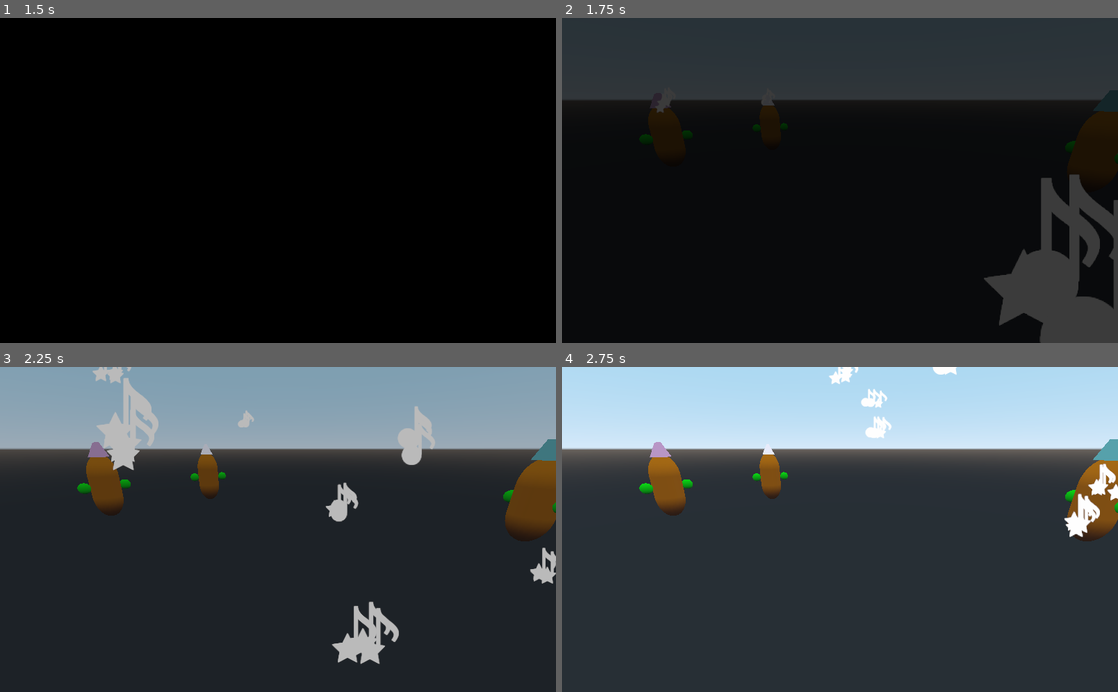
Above: before the commit, frames 1-4 (two rows, left to right).
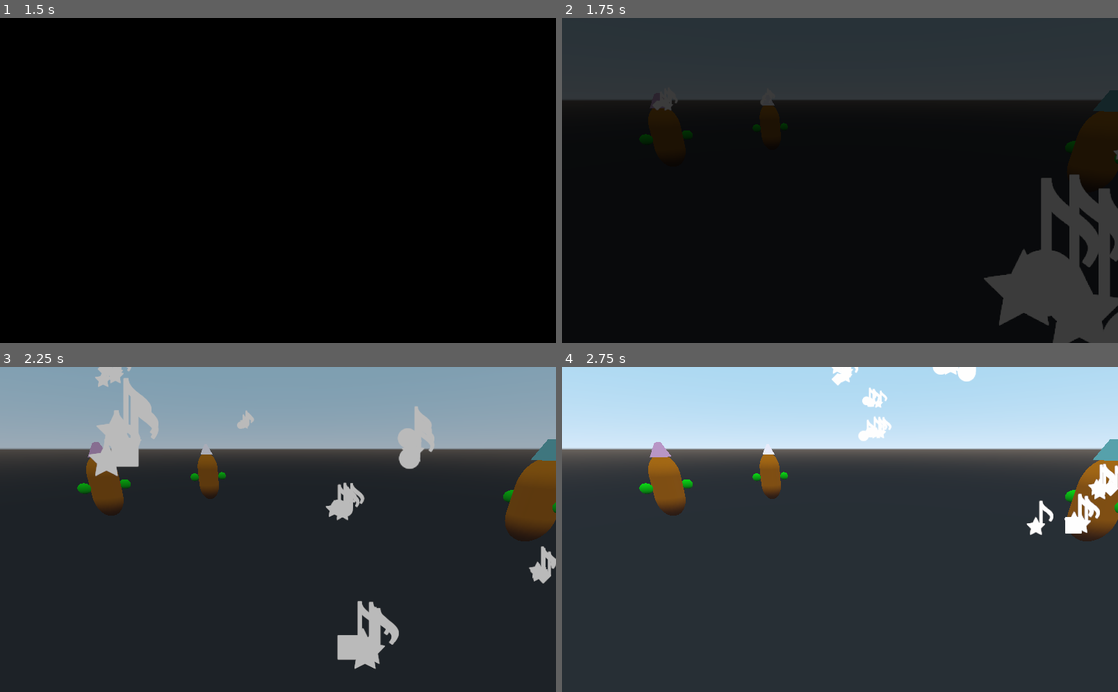
Above: after the commit, the same moments.

Repository: AbeVos/eldee47
Game: Godot game, scene res://scenes/Intro.tscn
The game is run twice, just before and just after one commit, with the same random seed, the same clock (stepped at 60 frames per second) and the same inputs.
Inputs (mouse positions are in pixels of both pictures, inside the frame that each line leads up to):
- Up to frame 1 (1.5 s): tap Enter (ui_accept) at 0.5, 0.77 s; move the mouse to (400, 164) at 0.52 s; click (400, 164) at 0.67 s; drag from (166, 196) to (250, 245) at 1.27 s
- Up to frame 2 (1.75 s): no input
- Up to frame 3 (2.25 s): move the mouse to (333, 458) at 2.02 s; click (333, 458) at 2.17 s
- Up to frame 4 (2.75 s): no input

Frame 1 is identical in both runs. In frame 2, 1.2% of the frame differs, in the area x 16-100%, y 25-100%; in frame 3, 1.4%, in the area x 16-100%, y 0-93%; in frame 4, 0.8%.

Commit message:
Fix compatilibity between cultist and choir

Diff:
--- a/game/scripts/Choir.gd
+++ b/game/scripts/Choir.gd
@@ -5,21 +5,21 @@
 const CultistResource = preload("res://scenes/Cultist.tscn")
 
 export var groups = {
-    1: [0, 1, 2],
-    2: [1, 3, 5],
-    3: [2, 4, 6],
+    1: ["A4", "C5", "B4"],
+    2: ["A5", "G5", "E6"],
+    3: ["A6", "A5", "A4"],
 }
-export var tones = ["C", "E", "G"]
 
 func _ready():
     hat_colors()
+
 
 func _on_Metronome_timeout():
     # Collect symbols.
     var symbols = []
 
     for cultist in $Cultists.get_children():
-        symbols.append(cultist.get_pitch(true))
+        symbols.append(cultist.get_note())
 
     # Assign symbols to groups.
     var assignments = assign_symbols(symbols)
@@ -77,6 +77,7 @@
 
     return assignments
 
+
 func hat_colors():
     var colors = ["#E8ECFB", "#B997C7", "#824D99", "#4E78C4", "#57A2AC", "#7EB875", "#D0B541","#E67F33", "#CE2220", "#521A13"]
     for i in range(0, $Cultists.get_child_count()):
--- a/game/scripts/Cultist.gd
+++ b/game/scripts/Cultist.gd
@@ -5,6 +5,7 @@
 
 var note_scene = preload("res://scenes/Note.tscn")
 var current_pitch
+var current_note
 var uv_offset = Vector3(0, 0, 0)
 
 
@@ -12,7 +13,8 @@
     var mat = $Body.get_surface_material(0).duplicate(true)
     $Body.set_surface_material(0, mat)
 
-    current_pitch = get_pitch(true)
+    current_pitch = null
+    current_note = null
 
     assert(voice != null)
     $Tones/Voice_1.stream = voice
@@ -123,6 +125,10 @@
         return int(round(value))
 
 
+func get_note():
+    return current_note
+
+
 func sing(pitch):
     # Change pitch.
     $Tones/Voice_1.pitch_scale = Globals.PITCH_SCALES[pitch]
@@ -130,6 +136,7 @@
     var note_idx = Globals.NOTES.keys().find(central_note);
     assert(note_idx >= 0)
 
+    # Collect the notes based on semitone distance from the central note.
     var notes = [
         Globals.NOTES.keys()[note_idx - Globals.SEMITONES],
         central_note,
@@ -137,6 +144,7 @@
     ]
 
     current_pitch = pitch
+    current_note = notes[pitch]
 
     var note_inst = note_scene.instance()
     $NotePath.add_child(note_inst)
